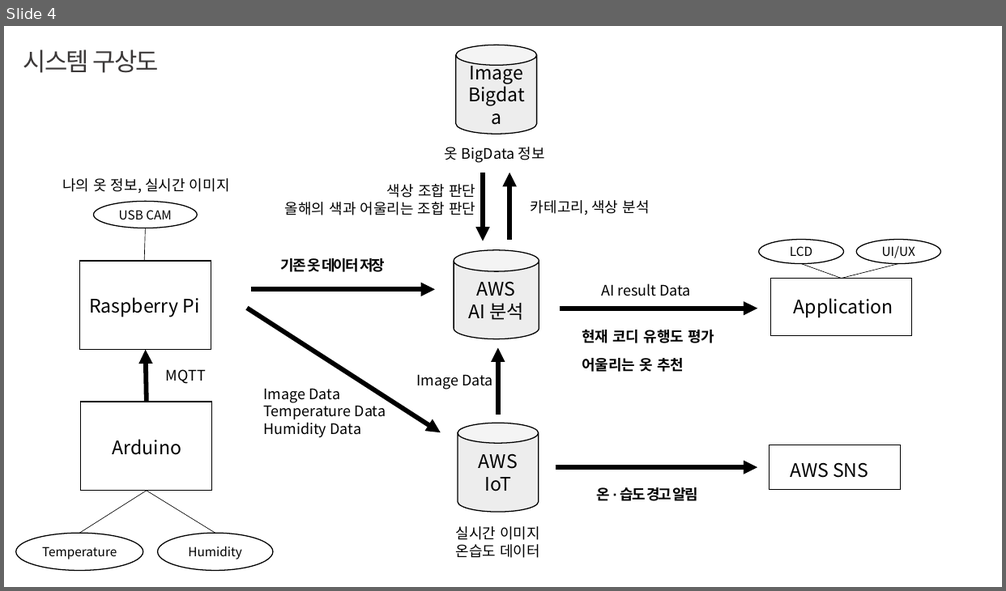
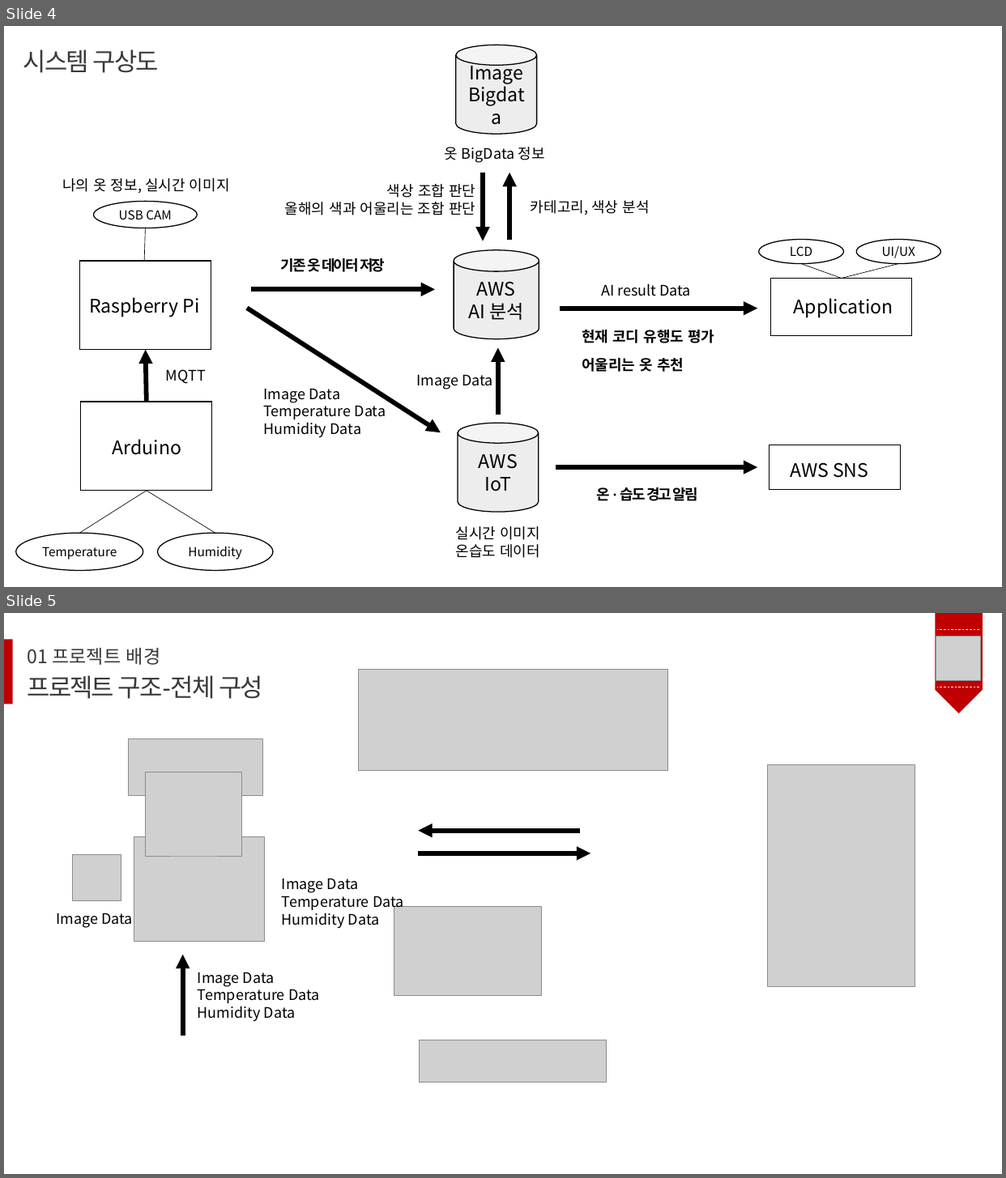
Before and after one commit to Convergence-Divergence/Trandy-Closet, a slide deck: IoT/시스템구성.pptx. Shown one above the other, each under a label of ours: slide 4 before the commit, slides 4 and 5 after it. The pictures are 1006x591 and 1006x1178 pixels, drawn with LibreOffice and Linux fonts; fonts in the diff are those of the drawing; grey boxes stand for pictures. Boxes give left, top, right and bottom in pixels: in the first picture for what was removed or moved away, otherwise in the second. Text is boxed around its words. In the diff, an @@ line names an element or a change of style, - is before the commit and + after.

```diff
--- a/IoT/시스템구성.pptx
+++ b/IoT/시스템구성.pptx
@@ slide 5 added at <box>4,613,1002,1174</box>, background #FFFFFF @@
@@ group added at <box>935,613,982,713</box>: 2 lines, 1 pentagon arrow, 1 picture @@
@@ rectangle added at <box>4,639,12,704</box>, fill #C00000 @@
@@ text added at <box>27,648,161,665</box>, 18 pt, text #3B3838 @@
+01 프로젝트 배경
@@ text added at <box>27,675,263,699</box>, 24 pt, text #3B3838 @@
+프로젝트 구조-전체 구성
@@ picture added at <box>358,669,668,770</box> @@
@@ picture added at <box>128,739,263,795</box> @@
@@ picture added at <box>146,773,242,856</box> @@
@@ picture added at <box>767,765,914,987</box> @@
@@ arrow added from (580, 831) to (418, 831), #000000 4.5 pt @@
@@ picture added at <box>73,855,121,901</box> @@
@@ picture added at <box>134,837,266,943</box> @@
@@ arrow added from (418, 854) to (591, 854), #000000 4.5 pt @@
@@ text added at <box>282,878,404,928</box>, 14 pt, text #000000 @@
+Image Data
+Temperature Data
+Humidity Data
@@ text added at <box>56,913,133,928</box>, 14 pt, text #000000 @@
+Image Data
@@ picture added at <box>394,907,542,995</box> @@
@@ arrow added from (183, 1036) to (183, 955), #000000 4.5 pt @@
@@ text added at <box>198,972,320,1021</box>, 14 pt, text #000000 @@
+Image Data
+Temperature Data
+Humidity Data
@@ picture added at <box>420,1041,607,1082</box> @@
```
Also in this commit, not shown: 8 other files.
